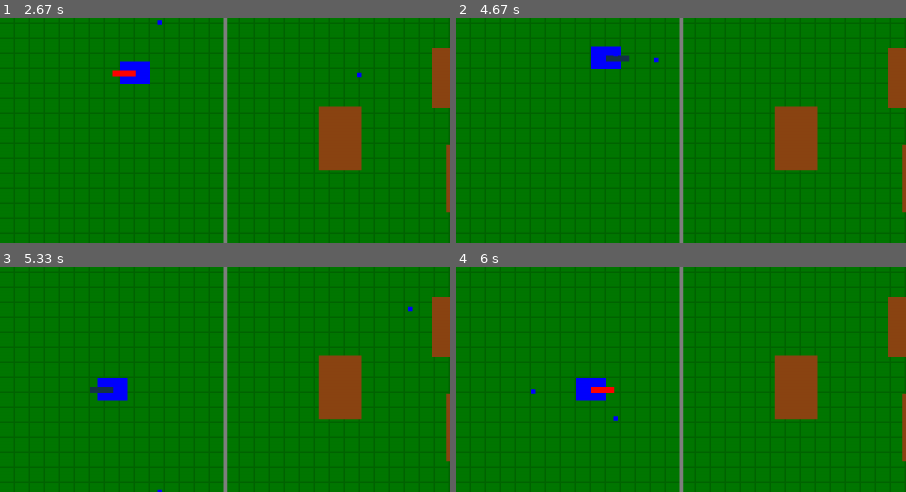
Above: before the commit, frames 1-4 (two rows, left to right).
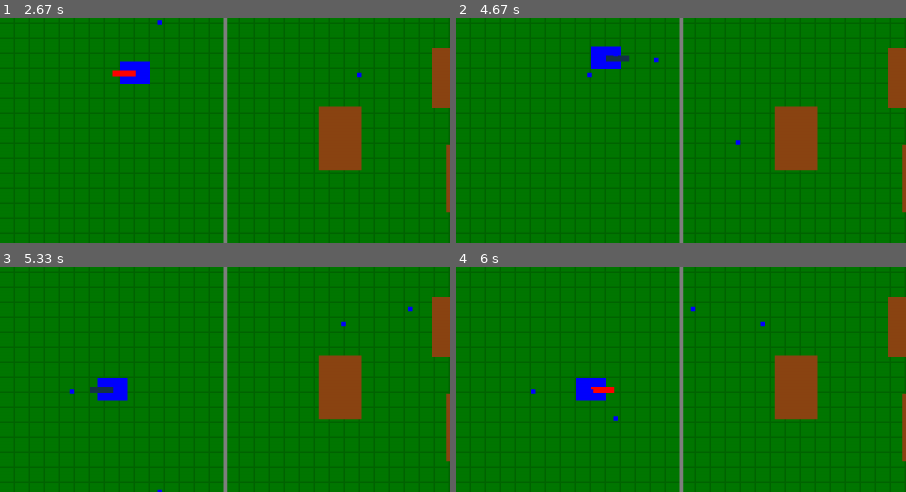
Above: after the commit, the same moments.

Repository: cassiel-st4vr0s/lpc2024
Game: pygame game, started from atividade005/main.py
Same seed, same stepped clock (60 frames per second), same inputs: the game is played once before the commit and once after it.
Inputs:
- Up to frame 1 (2.67 s): tap Enter at 0.33, 0.67 s; hold Right 1-1.47 s; hold D 1-1.47 s; tap Space at 1.07, 1.37, 1.57, 1.9, 2.2, 2.4 s; hold Up 1.5-1.8 s; hold W 1.5-1.8 s; hold Right 1.83-2.3 s; hold D 1.83-2.3 s; hold Left from 2.33 s (still down); hold A from 2.33 s (still down)
- Up to frame 2 (4.67 s): tap Space at 2.7, 2.97, 3.3, 3.6, 3.73, 4.13, 4.43 s; release Left at 2.87 s; release A at 2.87 s; hold Down 2.9-3.2 s; hold S 2.9-3.2 s; hold Left 3.23-3.63 s; hold A 3.23-3.63 s; hold Up 3.67-4.03 s; hold W 3.67-4.03 s; hold Right from 4.07 s (still down); hold D from 4.07 s (still down)
- Up to frame 3 (5.33 s): release Right at 4.7 s; release D at 4.7 s; hold Down 4.73-5.1 s; hold S 4.73-5.1 s; tap Space at 4.8, 5.2 s; hold Left from 5.13 s (still down); hold A from 5.13 s (still down)
- Up to frame 4 (6 s): tap Space at 5.5, 5.7 s; release Left at 5.6 s; release A at 5.6 s; hold Right from 5.63 s (still down); hold D from 5.63 s (still down)
The pictures show only the part of the screen within x 0-50%, y 25-75%; the shares and areas given below are measured in that part.

Frame 1 is identical in both runs. In frame 2, less than 0.1% of the frame differs, in the area x 29-64%, y 24-57%; in frame 3, less than 0.1%; in frame 4, less than 0.1%, in the area x 30-69%, y 17-56%.

Commit message:
added the collision effect of the projects with the obstacles

Diff:
--- a/atividade005/main.py
+++ b/atividade005/main.py
@@ -128,10 +128,35 @@
         proj["rect"].x += proj["direction"].x * proj["speed"]
         proj["rect"].y += proj["direction"].y * proj["speed"]
 
+        # Verificar colisões com as bordas do mapa
         if proj["rect"].left <= 0 or proj["rect"].right >= SCREEN_WIDTH:
             proj["direction"].x *= -1
         if proj["rect"].top <= 0 or proj["rect"].bottom >= SCREEN_HEIGHT:
             proj["direction"].y *= -1
+
+        # Verificar colisões com obstáculos
+        for obstacle in obstacles:
+            if proj["rect"].colliderect(obstacle):
+                # Determinar qual borda do obstáculo está colidindo
+                if proj["rect"].right > obstacle.left and proj["rect"].left < obstacle.left:
+                    proj["direction"].x *= -1  # Ricochetear para a esquerda
+                elif proj["rect"].left < obstacle.right and proj["rect"].right > obstacle.right:
+                    proj["direction"].x *= -1  # Ricochetear para a direita
+                elif proj["rect"].bottom > obstacle.top and proj["rect"].top < obstacle.top:
+                    proj["direction"].y *= -1  # Ricochetear para cima
+                elif proj["rect"].top < obstacle.bottom and proj["rect"].bottom > obstacle.bottom:
+                    proj["direction"].y *= -1  # Ricochetear para baixo
+
+                # Certifique-se de que o projétil não penetre no obstáculo
+                if proj["direction"].x != 0:
+                    proj["rect"].x += proj["direction"].x * proj["speed"]
+                if proj["direction"].y != 0:
+                    proj["rect"].y += proj["direction"].y * proj["speed"]
+
+                break  # Sair do loop após ricocheteio
+
+
+
 
 def show_game_over_screen(message):
     screen.fill(BLACK)
